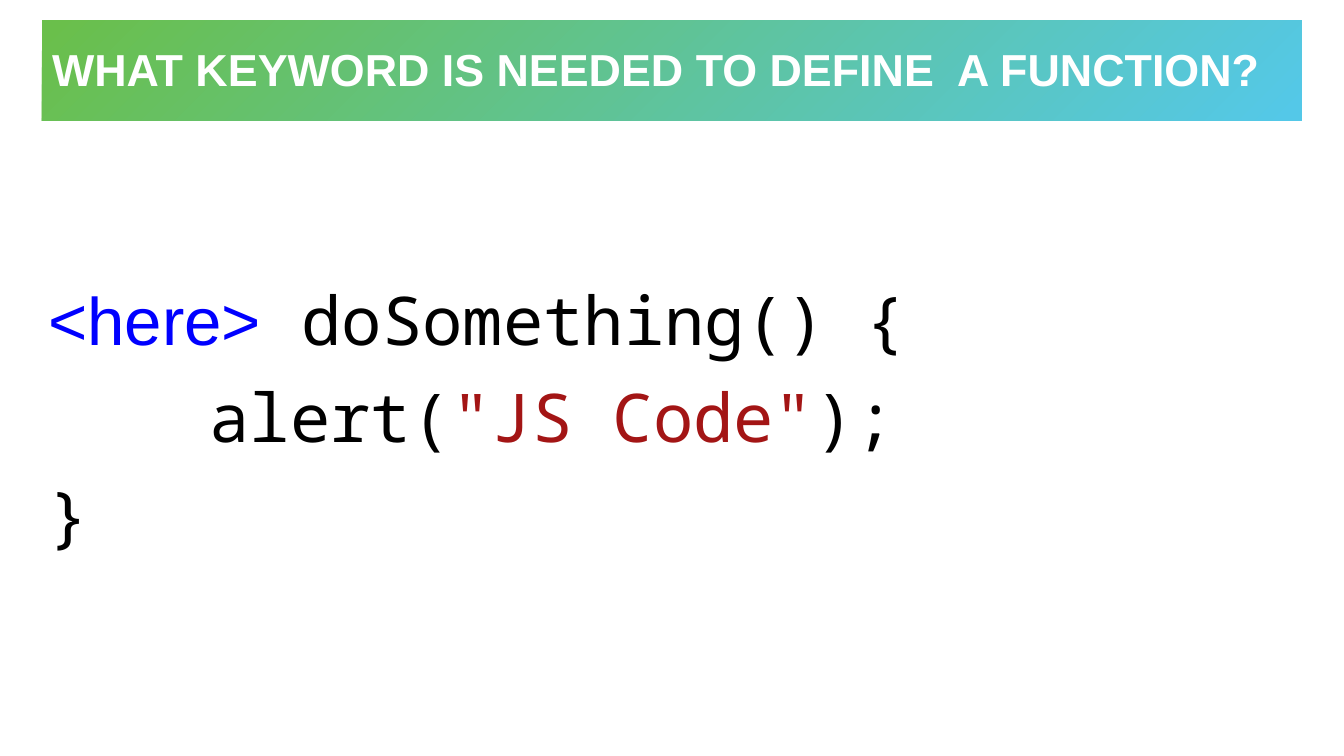
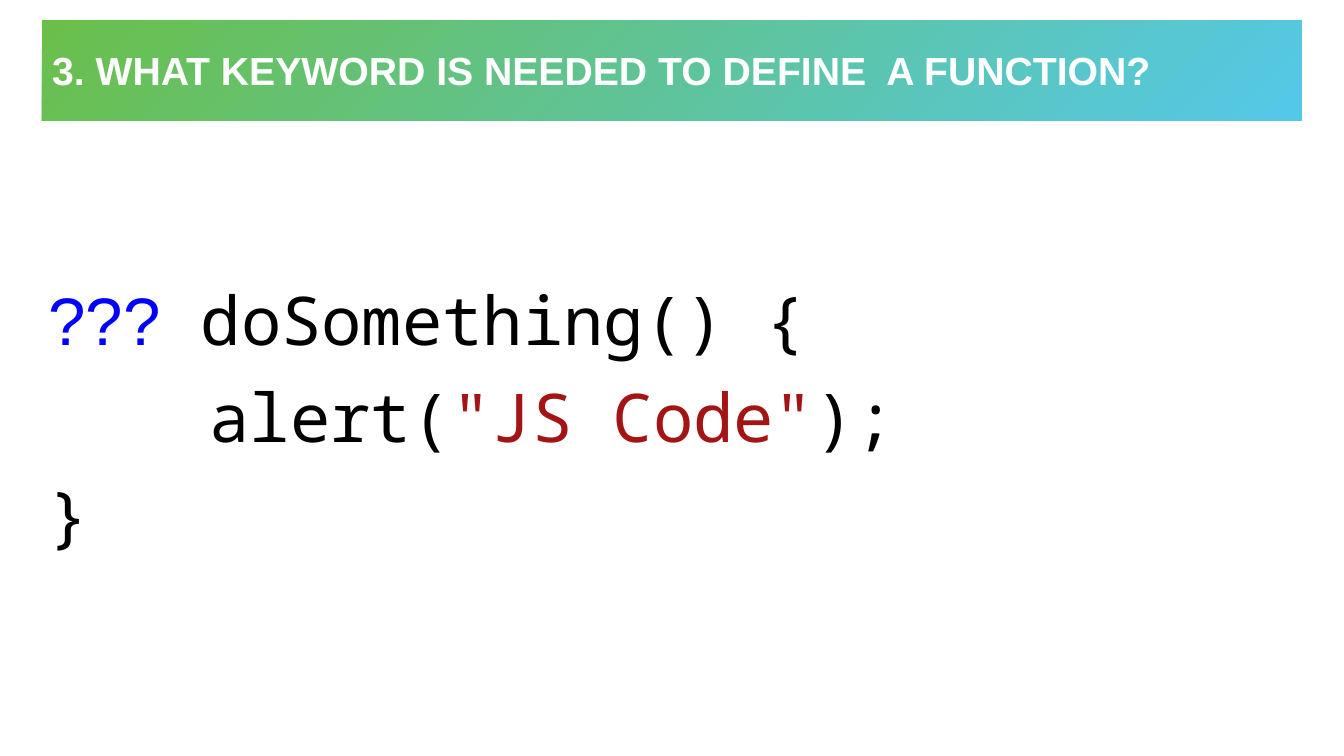
Before and after one commit to hytechclub/web-102, a slide deck: slide 6 of Week04/Review.pptx. Drawn at 1344x756 pixels with LibreOffice and Linux fonts; fonts in the diff are those of the drawing. Boxes give left, top, right and bottom in pixels: in the first picture for what was removed or moved away, otherwise in the second. Text is boxed around its words. In the diff, an @@ line names an element or a change of style, - is before the commit and + after.

```diff
--- a/Week04/Review.pptx
+++ b/Week04/Review.pptx
@@ title at <box>52,57,1150,86</box>: text changed; size 32 to 28 pt @@
-WHAT KEYWORD IS NEEDED TO DEFINE A FUNCTION?
+3. WHAT KEYWORD IS NEEDED TO DEFINE A FUNCTION?
@@ text at <box>201,294,725,362</box>: text changed @@
-<here> doSomething() {
+??? doSomething() {
```
Also in this commit, not shown: 6 other slides changed.
